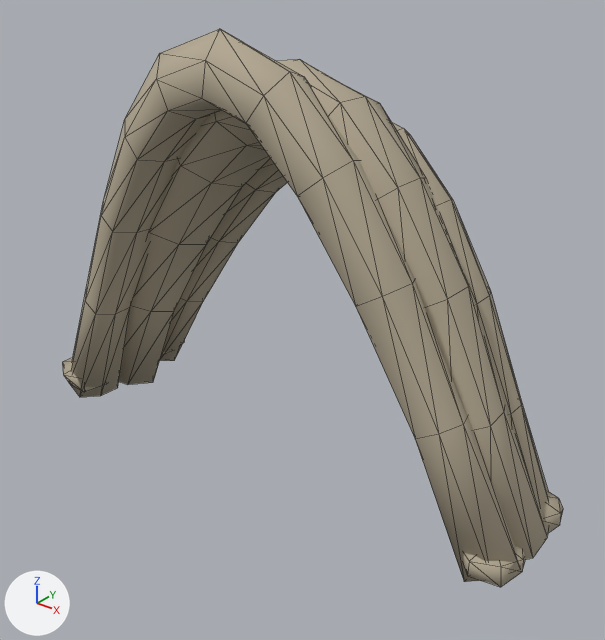
A saved change to the glTF model models/flora_arch.glb.
The view is the same before and after, from a camera (50 mm lens) standing at (5.04, -6.15, 5.58) and looking at (0.17, -0.07, 1.81). Arrows for +X, +Y and +Z are at lower left; the lights stay in place. The older version comes first. Mesh edges are drawn as thin lines.

The older version as bpy lines, for what is in view:
```python
me_flora_arch_mesh = bpy.data.meshes.new('flora_arch_mesh')
me_flora_arch_mesh.from_pydata(...)  # 481 vertices, 882 faces; spans x -3.24..2.98, y -0.89..0.92, z 0.0..4.67
# faces by material slot: [690, 96, 96]
me_flora_arch_mesh.materials.append(mat_bio_bone)  # beige #b3a892
me_flora_arch_mesh.materials.append(mat_bio_glow_t)  # dark cyan #0d3b38, glowing cyan #33ffdd
me_flora_arch_mesh.materials.append(mat_bio_glow_a)  # brown #3a1c07, glowing orange #ff9a3c
ob_flora_arch = bpy.data.objects.new('flora_arch', me_flora_arch_mesh)
ob_flora_arch.location = (0.0, 0.0, 0.0)
```
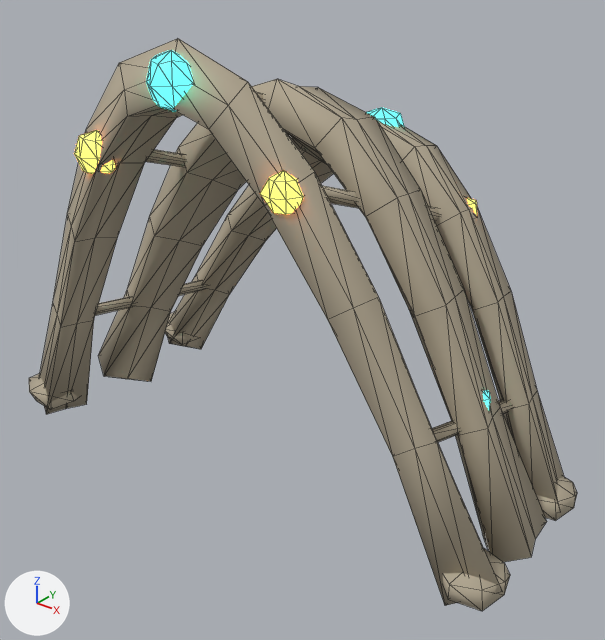
Diff of the bpy script that builds the scene:
```diff
--- a/models/flora_arch.glb.py
+++ b/models/flora_arch.glb.py
@@ me_flora_arch_mesh @@
 # used by ob_flora_arch; location = (0.0, 0.0, 0.0)
-me_flora_arch_mesh.from_pydata(...)  # 481 vertices, 882 faces; spans x -3.24..2.98, y -0.89..0.92, z 0.0..4.67
+me_flora_arch_mesh.from_pydata(...)  # 579 vertices, 1058 faces; spans x -3.24..2.96, y -1.39..1.42, z 0.0..4.62
+# me_flora_arch_mesh part 1: the loose piece of 16 vertices spanning x -3.24..-2.6, y -0.89..-0.25, z 0.17..0.49 is moved by (0.0, -0.5, -0.01)
+# me_flora_arch_mesh part 2: the loose piece of 16 vertices spanning x 2.34..2.96, y -0.72..-0.11, z 0.17..0.49 is moved by (0.0, -0.35, -0.01)
+# me_flora_arch_mesh part 3: the loose piece of 16 vertices spanning x -3.24..-2.6, y 0.28..0.92, z 0.17..0.49 is moved by (0.0, 0.5, -0.01)
+# me_flora_arch_mesh part 4: the loose piece of 16 vertices spanning x 2.34..2.96, y 0.09..0.71, z 0.17..0.49 is moved by (0.0, 0.35, -0.01)
+# me_flora_arch_mesh part 5: the loose piece of 26 vertices spanning x -0.35..0.17, y -0.24..0.28, z 3.74..4.26 is moved by (-0.38, -1.08, 0.28)
+# me_flora_arch_mesh part 6: the loose piece of 26 vertices spanning x 0.85..1.2, y -0.14..0.2, z 3.1..3.44 is scaled about its middle by 1.53, then moved by (-0.75, 1.09, 0.27), in mat_bio_glow_t (dark cyan #0d3b38, glowing cyan #33ffdd)
+# me_flora_arch_mesh part 7: a new loose piece, a UV sphere (6 segments, 3 rings, poles along z) spanning x 2.02..2.28, y -0.08..0.15, z 1.38..1.68, in mat_bio_glow_t (dark cyan #0d3b38, glowing cyan #33ffdd)
+# me_flora_arch_mesh part 8: the loose piece of 26 vertices spanning x -1.42..-1.02, y -0.18..0.23, z 3.07..3.47 is scaled about its middle by 1.1, then moved by (-0.3, -1.15, 0.22)
+# me_flora_arch_mesh part 9: the loose piece of 26 vertices spanning x 0.85..1.2, y -0.14..0.2, z 3.1..3.44 is copied, and the copy is scaled about its middle by 1.12, then moved by (-0.3, -1.02, 0.22); it spans x 0.53..0.92, y -1.18..-0.79, z 3.3..3.68
+# me_flora_arch_mesh part 10: the loose piece of 77 vertices spanning x -3.21..2.96, y -0.84..-0.06, z 0.07..4.67 is rebuilt with 77 vertices and now spans x -3.21..2.96, y -1.35..-0.41, z 0.06..4.62
+# me_flora_arch_mesh part 11: the loose piece of 77 vertices spanning x -3.1..2.88, y 0.16..0.89, z 0.05..3.98 is rebuilt with 77 vertices and now spans x -3.11..2.89, y 0.49..1.41, z 0.02..3.79
+# me_flora_arch_mesh part 12: the loose piece of 77 vertices spanning x -3.2..2.98, y -0.47..0.49, z 0.0..4.39 is rebuilt with 77 vertices and now spans x -3.18..2.96, y -0.38..0.42, z 0.0..4.24
+# me_flora_arch_mesh part 13: 126 vertices added at x -2.51..2.29, y -1.03..1.22, z 1.15..4.34
+# other edits to the shape of me_flora_arch_mesh do not show in these pictures
 me_flora_arch_mesh.materials.append(mat_bio_bone)
```

Pixel boxes [x1, y1, x2, y2] of what changed, in the pictures (605 x 640 px; the box of a moved part takes in the faces that stretch with it):
'flora_arch', reshaped (9% wider): before [62, 29, 563, 587]; after [29, 39, 577, 611]
part 1 of me_flora_arch_mesh, moved or reshaped: before [62, 358, 98, 392]; after [29, 373, 79, 410]
part 2 of me_flora_arch_mesh, moved or reshaped: before [463, 546, 526, 587]; after [443, 548, 510, 611]
part 3 of me_flora_arch_mesh, moved or reshaped (mostly hidden before): before [161, 342, 184, 355]; after [165, 312, 199, 344]
part 4 of me_flora_arch_mesh, moved or reshaped: before [543, 492, 563, 533]; after [536, 476, 577, 520]
part 5 of me_flora_arch_mesh, moved or reshaped (not visible before): after [146, 50, 193, 112]
part 6 of me_flora_arch_mesh, moved or reshaped (not visible before): after [366, 108, 404, 127]
part 7 of me_flora_arch_mesh, added (mostly hidden): after [483, 390, 490, 410]
part 8 of me_flora_arch_mesh, moved or reshaped (not visible before): after [74, 130, 116, 174]
part 9 of me_flora_arch_mesh, added: after [260, 171, 303, 214]
part 10 of me_flora_arch_mesh, rebuilt: before [69, 29, 520, 582]; after [40, 39, 502, 606]
part 11 of me_flora_arch_mesh, rebuilt: before [160, 122, 548, 509]; after [168, 120, 564, 511]
part 12 of me_flora_arch_mesh, rebuilt: before [119, 59, 548, 559]; after [98, 79, 547, 562]
part 13 of me_flora_arch_mesh, added (mostly hidden): after [96, 91, 513, 442]
